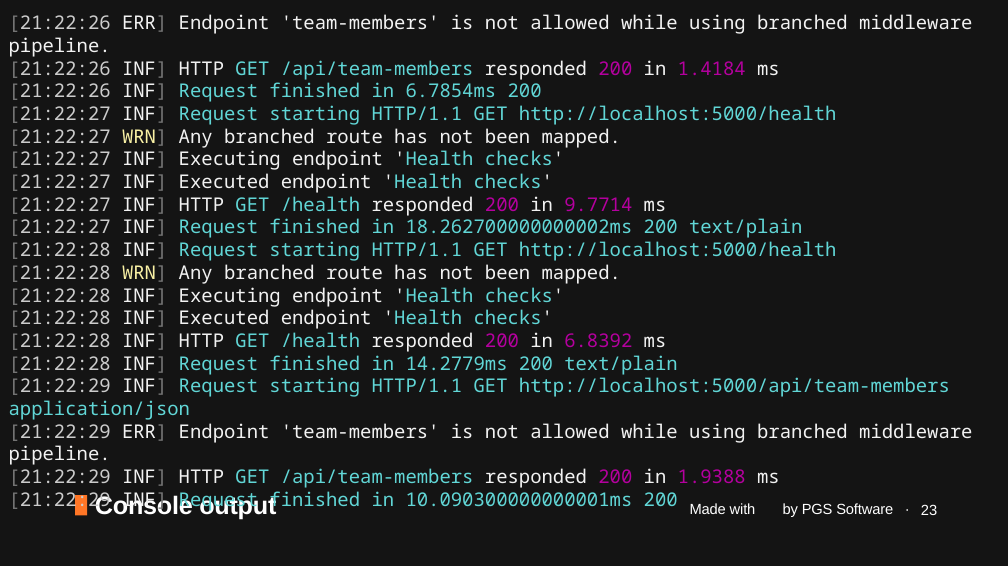
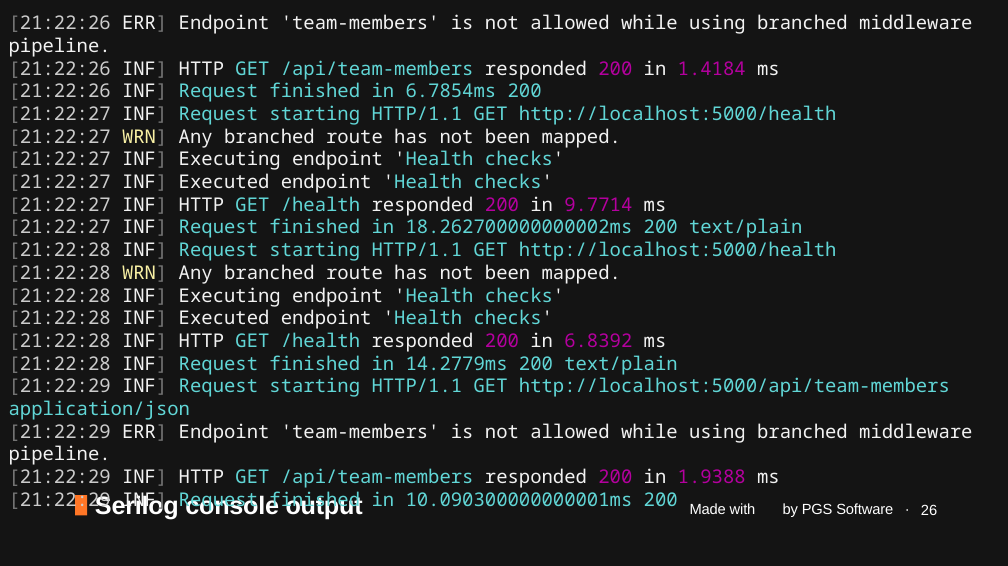
Before and after one commit to januszmarcinik/.NET-getting-started, a slide deck: slide 26 of PGS SharpDev.pptx (slide 23 before the commit). Drawn at 1008x566 pixels with LibreOffice and Linux fonts; fonts in the diff are those of the drawing; background and template pictures are left out. Boxes give left, top, right and bottom in pixels: in the first picture for what was removed or moved away, otherwise in the second. Text is boxed around its words. In the diff, an @@ line names an element or a change of style, - is before the commit and + after.

```diff
--- a/PGS SharpDev.pptx
+++ b/PGS SharpDev.pptx
@@ text at bbox=[95, 494, 363, 520]: text changed @@
-Console output
+Serilog console output
@@ page number at bbox=[921, 504, 937, 515]: text changed @@
-23
+26
```
Also in this commit, not shown: 3 slides added.
